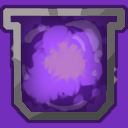
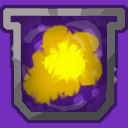
Comparing the layer stacks of the two 128×128 images. Changes:
painted on "Layer #11" over [32, 33, 94, 88]
painted on "Layer #8" over [22, 24, 103, 110]
